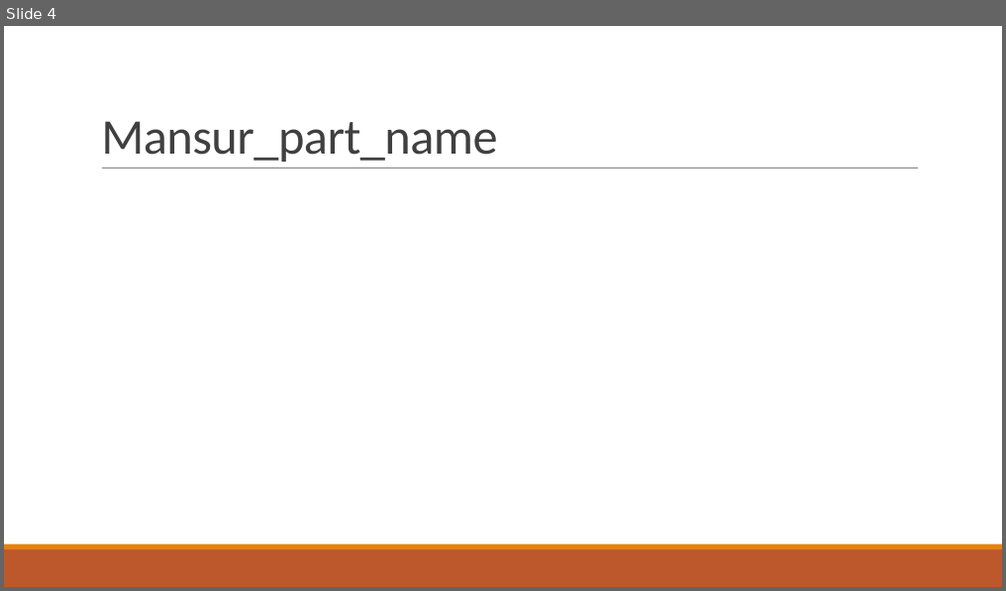
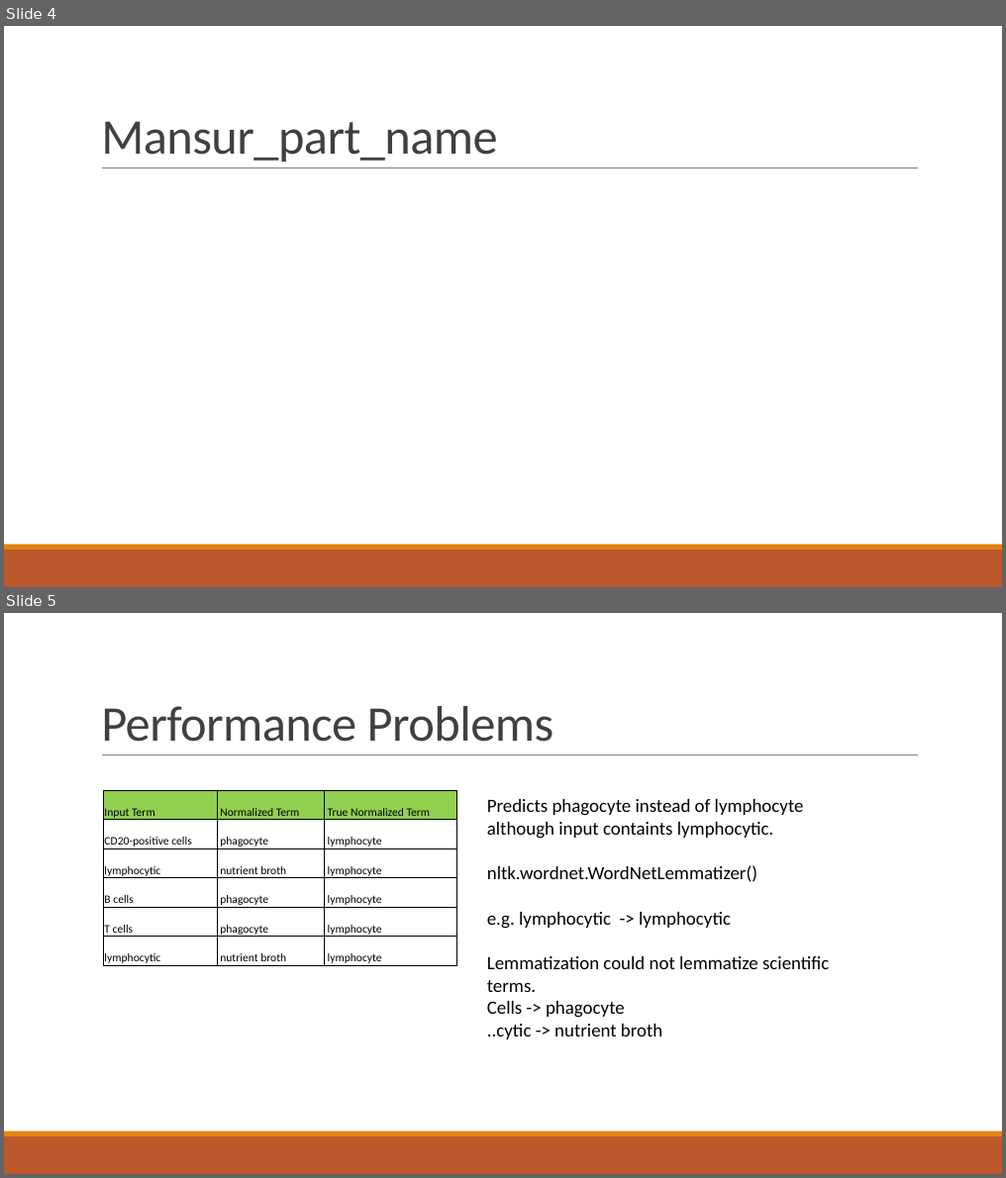
Before and after one commit to abdullahyldz/Cmpe493TermProject, a slide deck: Slides/Abdullah Yıldız.pptx. Shown one above the other, each under a label of ours: slide 4 before the commit, slides 4 and 5 after it. The pictures are 1006x591 and 1006x1178 pixels, drawn with LibreOffice and Linux fonts; fonts in the diff are those of the drawing. Boxes give left, top, right and bottom in pixels: in the first picture for what was removed or moved away, otherwise in the second. Text is boxed around its words. In the diff, an @@ line names an element or a change of style, - is before the commit and + after.

```diff
--- a/Slides/Abdullah Yıldız.pptx
+++ b/Slides/Abdullah Yıldız.pptx
@@ slide 5 added at (x1=4, y1=613, x2=1002, y2=1174), background #FFFFFF; not listed: 3 template elements that a slide beside it also shows @@
@@ title added at (x1=101, y1=706, x2=554, y2=742), 48 pt, text #404040 @@
+Performance Problems
@@ table added at (x1=104, y1=790, x2=456, y2=967), 6 rows, 3 columns @@
+Input Term | Normalized Term | True Normalized Term
+CD20-positive cells | phagocyte | lymphocyte
+lymphocytic | nutrient broth | lymphocyte
+B cells | phagocyte | lymphocyte
+T cells | phagocyte | lymphocyte
+lymphocytic | nutrient broth | lymphocyte
@@ text added at (x1=487, y1=799, x2=829, y2=1040), 18 pt, text #000000 @@
+Predicts phagocyte instead of lymphocyte although input containts lymphocytic.
+nltk.wordnet.WordNetLemmatizer()
+e.g. lymphocytic -> lymphocytic
+Lemmatization could not lemmatize scientific terms.
+Cells -> phagocyte
+..cytic -> nutrient broth
```
Also in this commit, not shown: 9 other slides added, 2 slides removed.
